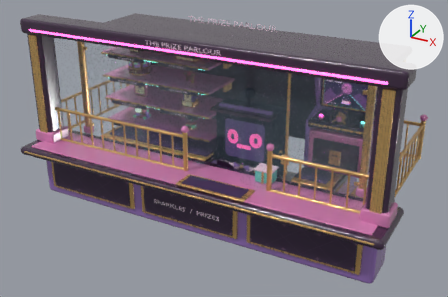
One commit to the glTF model ConditioningControlPanel/Resources/web/backroom/room/assets/counter.glb: the scene before it, then after it.
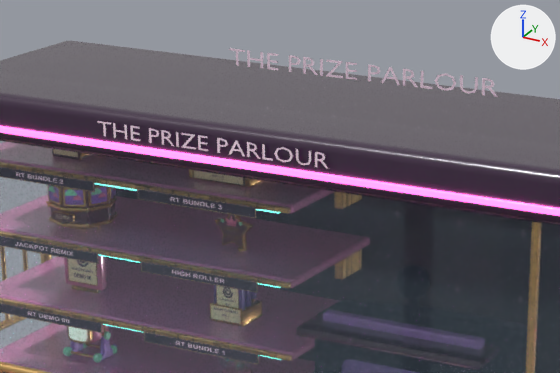
There are two pictures of each version: one whole from a 50 mm camera at (3.77, -7.19, 4.26) aimed at (0.11, -0.53, 0.93), one close up on the part from 25% to 66% of the width and 0% to 41% of the height. Every picture has the same lights, and +X, +Y and +Z are marked at upper right. The first two pictures are the older version. Where no turn or scale is listed for an object, it has been applied to the vertices. Vertices at exactly the same position are counted once.

The first close-up shows 'attendant_parcel_lid', 'attendant_step', 'cap_rose_edge', 'glass_front_left' and 1 more.
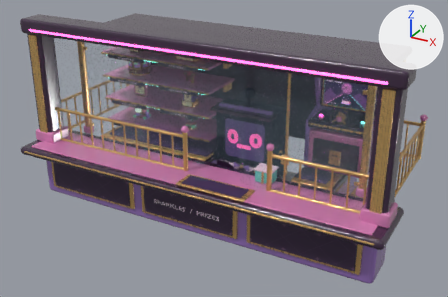
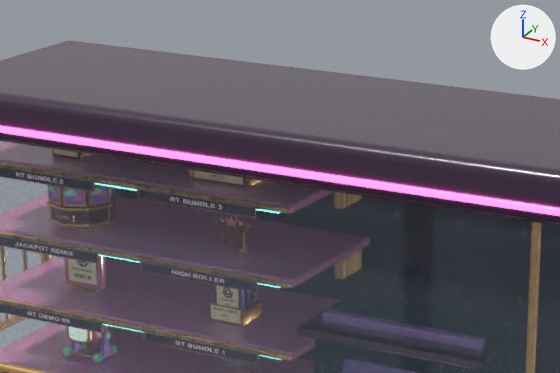
Where the newer file only moved an object's origin or applied its transform, the numbers keep the older frame.

Changed parts and their boxes (x1, y1, x2, y2) in the close-ups (560 x 373 px):
```json
{"object": "attendant_parcel_lid", "change": "reshaped", "before": [97, 48, 498, 169], "on screen": "not visible afterwards"}
```

Scene script edits in JSON lines:
```json
{"block": "me_cube_178", "where": "# used by ob_attendant_parcel_lid; location = (0.194, -0.737, 1.442)"}
{"op": "remove", "block": "me_cube_178", "code": "me_cube_178.from_pydata(...)  # 732 vertices, 772 faces; spans x -0.84..0.84, y -0.6..0.6, z -1.11..1.11"}
{"op": "add", "block": "me_cube_178", "code": "me_cube_178.from_pydata(...)  # 310 vertices, 382 faces; spans x -0.68..0.84, y -0.6..-0.07, z -1.11..-0.45"}
{"block": "me_cube_178", "change": "me_cube_178 part 1: 30 loose pieces with 422 vertices, spanning x -0.84..0.46, y -0.59..0.6, z 1.0..1.11, are deleted"}
```
